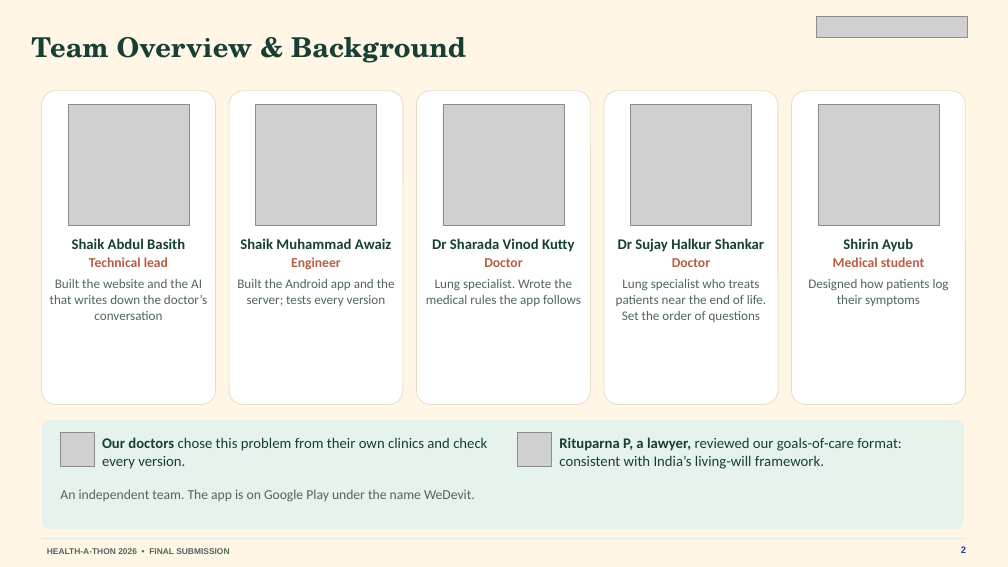
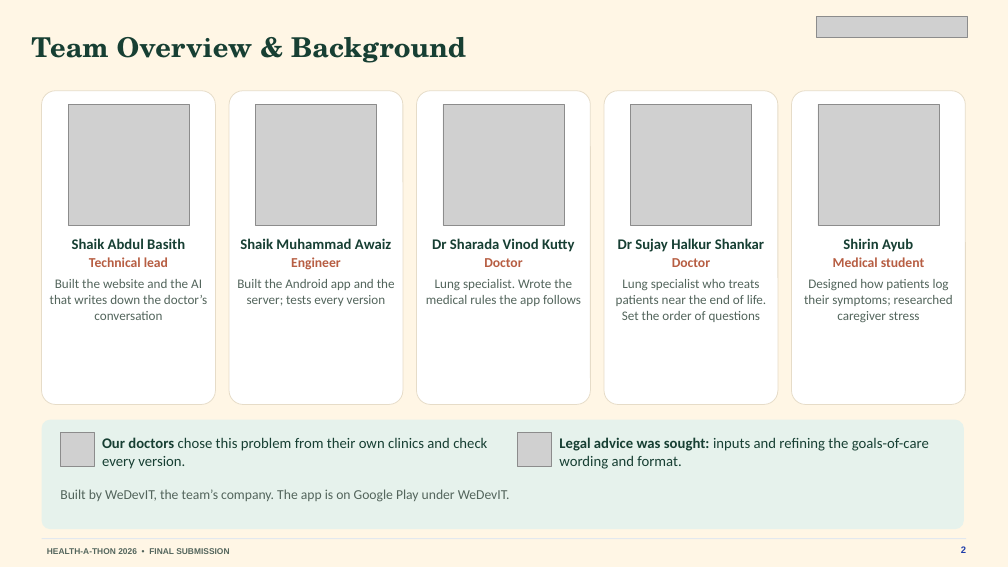
Before and after one commit to basithladdu/healthathon, a slide deck: slide 2 of output/final-submission/Sahara-Final-Presentation.pptx. Drawn at 1008x567 pixels with LibreOffice and Linux fonts; fonts in the diff are those of the drawing; grey boxes stand for pictures. Boxes give left, top, right and bottom in pixels: in the first picture for what was removed or moved away, otherwise in the second. Text is boxed around its words. In the diff, an @@ line names an element or a change of style, - is before the commit and + after.

```diff
--- a/output/final-submission/Sahara-Final-Presentation.pptx
+++ b/output/final-submission/Sahara-Final-Presentation.pptx
@@ text at box(804, 279, 953, 322): text changed @@
-Designed how patients log their symptoms
+Designed how patients log their symptoms; researched caregiver stress
@@ text at box(559, 437, 929, 469): text changed @@
-Rituparna P, a lawyer, reviewed our goals-of-care format: consistent with India’s living-will framework.
+Legal advice was sought: inputs and refining the goals-of-care wording and format.
@@ text at box(60, 489, 510, 502): text changed @@
-An independent team. The app is on Google Play under the name WeDevit.
+Built by WeDevIT, the team’s company. The app is on Google Play under WeDevIT.
```
Also in this commit, not shown: 10 other slides changed, 11 other files.
